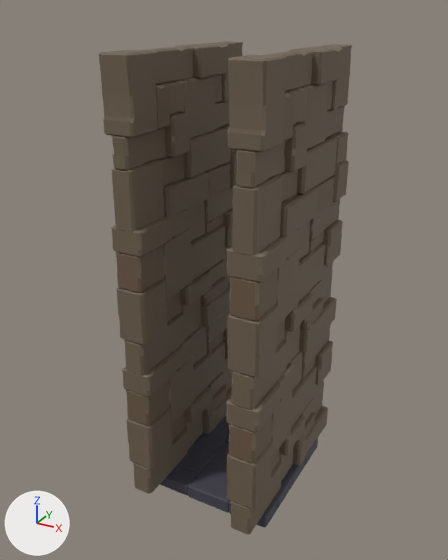
Renders of the OBJ model QuaterniusDev_models/map_tiles/finals/quat_hall.obj from each side of a commit.
One viewpoint serves both versions: a camera (50 mm lens) standing at (3.63, -6.94, 6.37) and looking at (-0.14, -0.1, 2.95). Lighting does not change. The marker at lower left points along +X, +Y and +Z. The first picture is the older version. Where no turn or scale is listed for an object, it has been applied to the vertices.

The scene before the commit, as lines of its bpy script (objects in view):
```python
ob_wall_modular_cube_007_wall_modular_cube_008 = bpy.data.objects.new('Wall_Modular_Cube.007_Wall_Modular_Cube.008', me_wall_modular_cube_007_wall_modular_cube_008)
ob_wall_modular_cube_007_wall_modular_cube_008.location = (0.0, 0.0, 0.0)
ob_wall_modular_cube_008_wall_modular_cube_009 = bpy.data.objects.new('Wall_Modular_Cube.008_Wall_Modular_Cube.009', me_wall_modular_cube_008_wall_modular_cube_009)
ob_wall_modular_cube_008_wall_modular_cube_009.location = (0.0, 0.0, 0.0)
ob_wall_modular_cube_009_wall_modular_cube_010 = bpy.data.objects.new('Wall_Modular_Cube.009_Wall_Modular_Cube.010', me_wall_modular_cube_009_wall_modular_cube_010)
ob_wall_modular_cube_009_wall_modular_cube_010.location = (0.0, 0.0, 0.0)
# also in view: 'Wall_Modular_Cube.001' at (0.8, 0.0, 0.98); 'Wall_Modular_Cube.002' at (0.8, 0.0, 2.96); 'Wall_Modular_Cube.003' at (0.8, 0.01, 4.93); 'Floor_Modular_Cube.001' at (0.01, 0.0, -0.1)
```
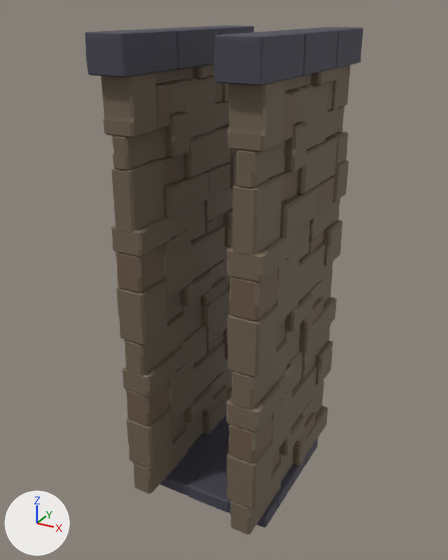
Boxes [x1, y1, x2, y2] around the edits, measured in the pictures (448 x 560 px):
'WallCover_Modular_Cube.001', added
    after: [214, 27, 363, 86]
'WallCover_Modular_Cube.002', added
    after: [85, 25, 254, 77]

What changed in the scene script:
```text
Add mat_grey_floor_004:
    mat_grey_floor_004 = principled_material('Grey_Floor.004')
    mat_grey_floor_004.base_color = (0.0593, 0.0572, 0.082)  # dark grey #454451
    mat_grey_floor_004.roughness = 0.69
Add mat_grey_floor_003:
    mat_grey_floor_003 = principled_material('Grey_Floor.003')
    mat_grey_floor_003.base_color = (0.0593, 0.0572, 0.082)  # dark grey #454451
    mat_grey_floor_003.roughness = 0.69
Add me_wallcover_modular_cube_002:
    me_wallcover_modular_cube_002.from_pydata(...)  # 146 vertices, 142 faces; spans x -1.03..-0.52, y -1.53..1.49, z 5.71..6.14
    me_wallcover_modular_cube_002.materials.append(mat_grey_floor_004)  # dark grey #454451
Add me_wallcover_modular_cube_001:
    me_wallcover_modular_cube_001.from_pydata(...)  # 146 vertices, 142 faces; spans x 0.53..1.04, y -1.53..1.49, z 5.71..6.14
    me_wallcover_modular_cube_001.materials.append(mat_grey_floor_003)  # dark grey #454451
Add ob_wallcover_modular_cube_002:
    ob_wallcover_modular_cube_002 = bpy.data.objects.new('WallCover_Modular_Cube.002', me_wallcover_modular_cube_002)
    ob_wallcover_modular_cube_002.location = (0.0, 0.0, 0.0)
Add ob_wallcover_modular_cube_001:
    ob_wallcover_modular_cube_001 = bpy.data.objects.new('WallCover_Modular_Cube.001', me_wallcover_modular_cube_001)
    ob_wallcover_modular_cube_001.location = (0.0, 0.0, 0.0)
```
